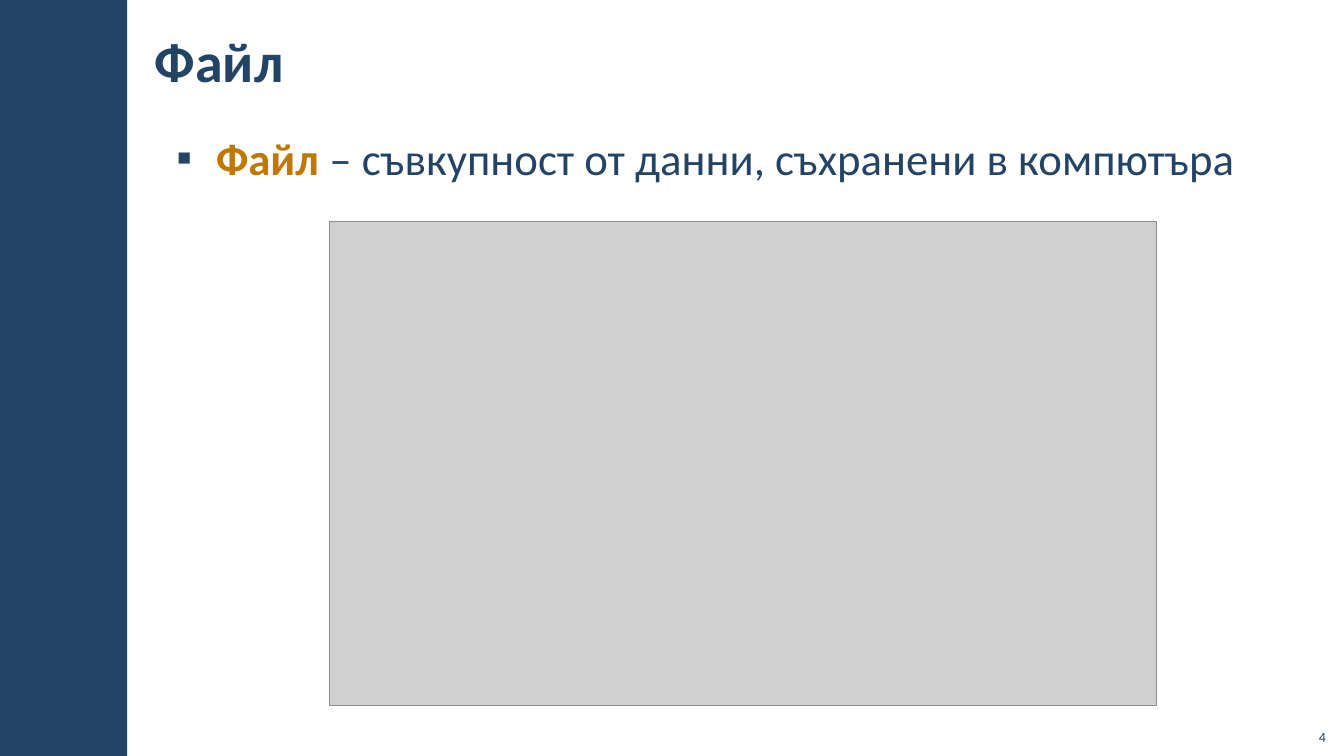
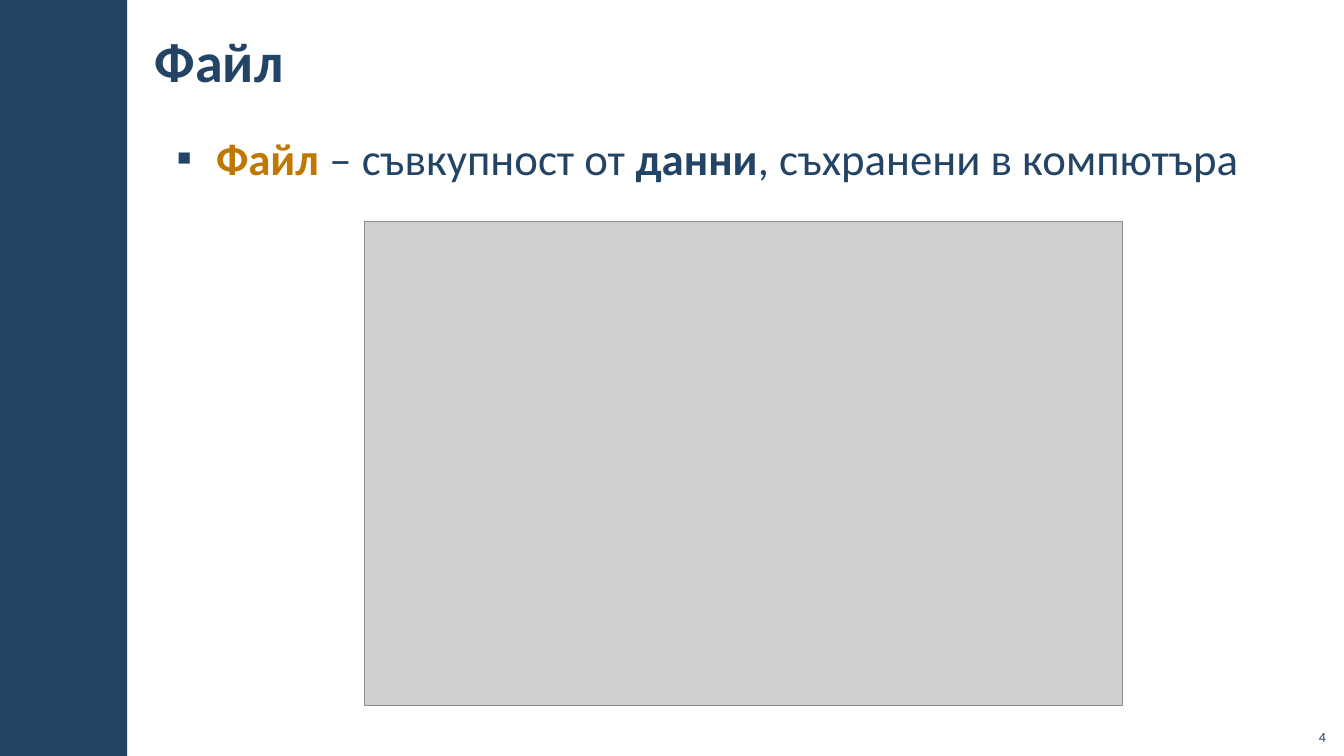
Before and after one commit to BG-IT-Edu/School-Programming, a slide deck: slide 4 of Courses/Computer-Modeling-and-IT/Computer-Modeling-and-IT-5-Class/04-File-System/04-File-System.pptx. Drawn at 1344x756 pixels with LibreOffice and Linux fonts; fonts in the diff are those of the drawing; grey boxes stand for pictures; background and template pictures are left out. Boxes give left, top, right and bottom in pixels: in the first picture for what was removed or moved away, otherwise in the second. Text is boxed around its words. In the diff, an @@ line names an element or a change of style, - is before the commit and + after.

```diff
--- a/Courses/Computer-Modeling-and-IT/Computer-Modeling-and-IT-5-Class/04-File-System/04-File-System.pptx
+++ b/Courses/Computer-Modeling-and-IT/Computer-Modeling-and-IT-5-Class/04-File-System/04-File-System.pptx
@@ text "Файл – съвкупност от данни, ..." at [216,144,1238,183]: bold on in "данни," @@
@@ picture: place and size @@
-picture at [330,222,1156,706]
+picture at [364,222,1122,706]
```
Also in this commit, not shown: 17 other slides changed.
